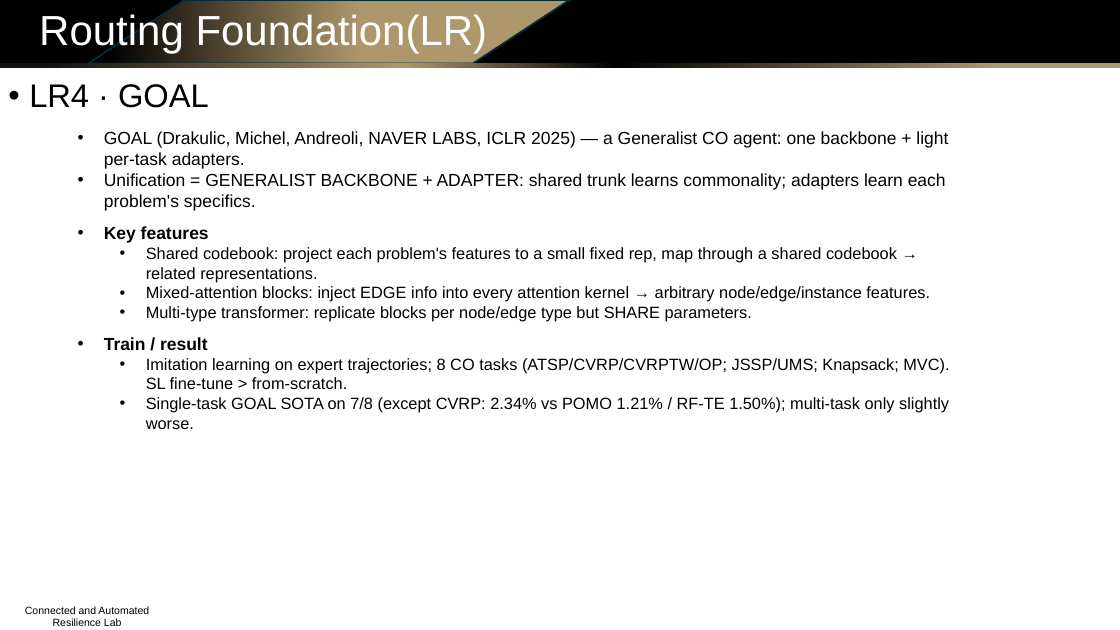
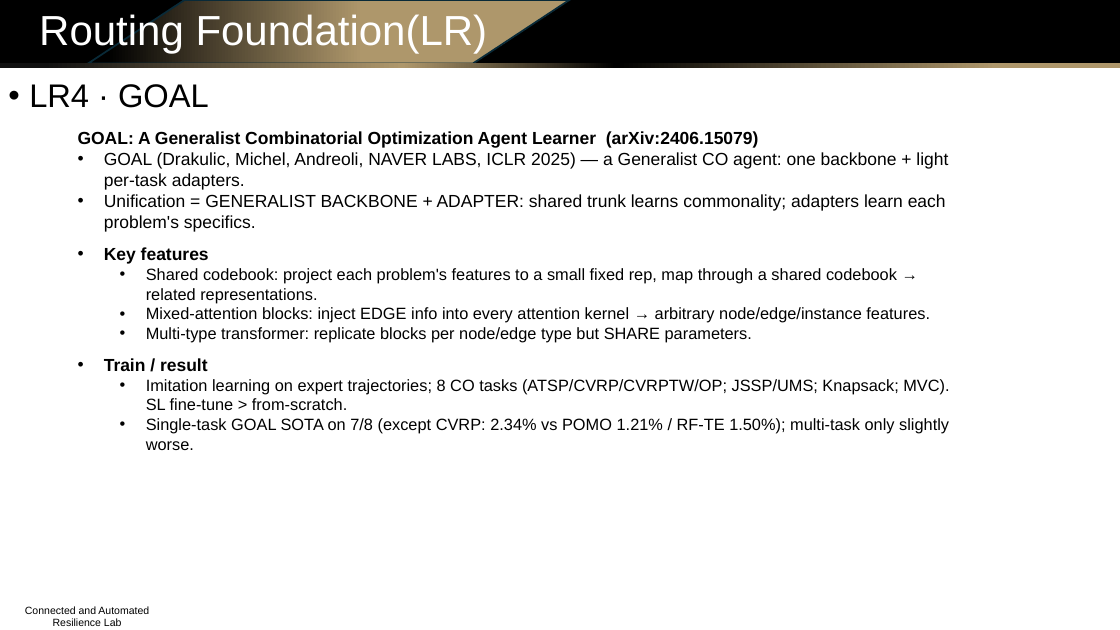
Before and after one commit to Dylan-Wyl10/RoboSense, a slide deck: slide 9 of experiments/20260714-op-fm-survey/op_fm_survey_slides.pptx. Drawn at 1120x630 pixels with LibreOffice and Linux fonts; fonts in the diff are those of the drawing; background and template pictures are left out. Boxes give left, top, right and bottom in pixels: in the first picture for what was removed or moved away, otherwise in the second. Text is boxed around its words. In the diff, an @@ line names an element or a change of style, - is before the commit and + after.

```diff
--- a/experiments/20260714-op-fm-survey/op_fm_survey_slides.pptx
+++ b/experiments/20260714-op-fm-survey/op_fm_survey_slides.pptx
@@ text at bbox=[78, 131, 759, 148]: paragraph added @@
+GOAL: A Generalist Combinatorial Optimization Agent Learner (arXiv:2406.15079)
```
Also in this commit, not shown: 8 other slides changed, 2 other files.
